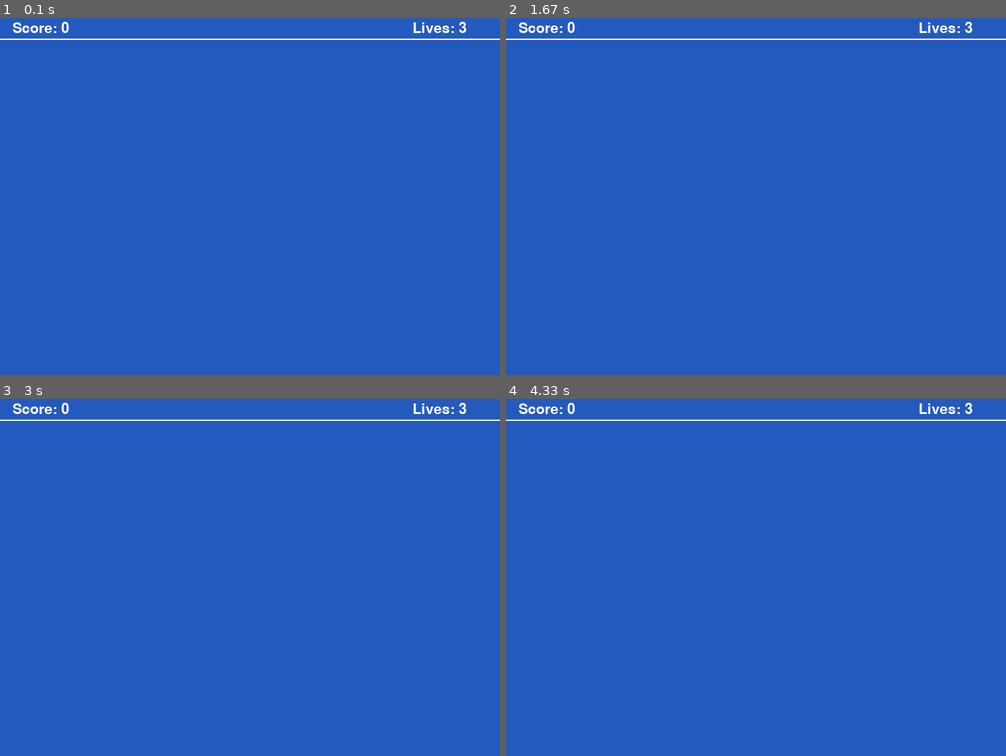
Above: before the commit, frames 1-4 (two rows, left to right).
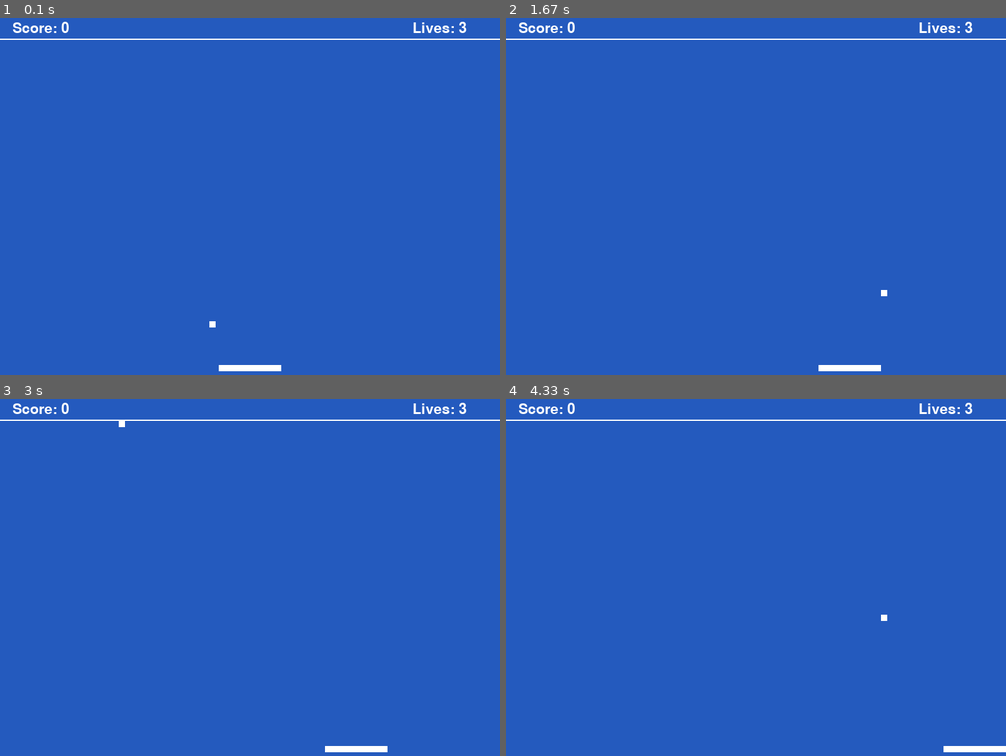
Above: after the commit, the same moments.

Repository: chousemath/pygame_projects
Game: pygame game, started from breakout/main.py
Same seed, same stepped clock (60 frames per second), same inputs: the game is played once before the commit and once after it.
Inputs:
- Up to frame 1 (0.1 s): no input
- Up to frame 2 (1.67 s): hold Right 0.33-0.8 s; hold Right 0.83-1.3 s; hold Left from 1.33 s (still down)
- Up to frame 3 (3 s): release Left at 1.87 s; hold Left 1.9-2.3 s; hold Right 2.33-2.97 s
- Up to frame 4 (4.33 s): hold Left 3-3.47 s; hold Right 3.5-3.97 s; hold Right from 4 s (still down)

The runs differ from the first frame. In frame 1, 0.2% of the frame differs, in the area x 41-57%, y 84-99%; in frame 2, 0.2%; in frame 3, 0.2%; in frame 4, 0.2%.

Commit message:
feat: Add ball class to the breakout game
* Add a Ball class for the ball sprite in Breakout

Diff:
--- /dev/null
+++ b/breakout/ball.py
@@ -0,0 +1,44 @@
+from pygame.sprite import Sprite
+from pygame import Surface
+from pygame.draw import rect
+from colors import BLACK
+from random import choice
+from constants import SCREEN_WIDTH, SCREEN_HEIGHT, BALL_SPEED_X, BALL_SPEED_Y
+
+
+class Ball(Sprite):
+    def __init__(self, color, side, start_x, start_y):
+        super().__init__()
+        self.side = side
+        self.image = Surface((side, side))
+        self.image.fill(BLACK)
+        self.image.set_colorkey(BLACK)
+        rect(self.image, color, (0, 0, side, side))
+        self.rect = self.image.get_rect()
+        self.rect.x = start_x
+        self.rect.y = start_y
+        self.velocity_x = choice((-1, 1)) * BALL_SPEED_X
+        self.velocity_y = -BALL_SPEED_Y
+
+    def update(self):
+        self.rect.x += self.velocity_x
+
+        limit = SCREEN_WIDTH - self.side
+
+        if self.rect.x > limit:
+            self.rect.x = limit
+            self.velocity_x *= -1
+        elif self.rect.x < 0:
+            self.rect.x = 0
+            self.velocity_x *= -1
+
+        self.rect.y += self.velocity_y
+
+        limit = SCREEN_HEIGHT - self.side
+
+        if self.rect.y > limit:
+            self.rect.y = limit
+            self.velocity_y *= -1
+        elif self.rect.y < 0:
+            self.rect.y = 0
+            self.velocity_y *= -1
--- a/breakout/constants.py
+++ b/breakout/constants.py
@@ -6,3 +6,6 @@
 SCORE_POSITION = (20, 10)
 LIVES_POSITION = (660, 10)
 FRAMERATE = 60
+PADDLE_SPEED = 10
+BALL_SPEED_X = 10
+BALL_SPEED_Y = 10
--- a/breakout/main.py
+++ b/breakout/main.py
@@ -3,6 +3,7 @@
 from pygame.time import Clock
 from pygame.draw import line
 from pygame.font import Font
+from pygame.sprite import Group
 from constants import (
     SCREEN_WIDTH,
     SCREEN_HEIGHT,
@@ -13,7 +14,9 @@
     LIVES_POSITION,
     FRAMERATE,
 )
-from colors import DARKBLUE, WHITE
+from colors import DARKBLUE, WHITE, LIGHTBLUE
+from paddle import Paddle
+from ball import Ball
 
 pyg.init()
 
@@ -32,10 +35,44 @@
 # Create a game clock for limiting the
 # frame rate
 clock = Clock()
+
+# Create and position our paddle in the
+# game screen
+# We are 'instantiating' a paddle object
+# using the Paddle class
+paddle = Paddle(color=WHITE, width=100, height=10, start_x=350, start_y=560)
+
+# Create a ball sprite
+game_ball = Ball(color=WHITE, side=10, start_x=350 + 100 / 2 - 10 / 2, start_y=560 - 10)
+
+# Declare  a list called that will store
+# all the sprites we will create in our game
+all_sprites = Group()
+
+# Add the paddle to the list of sprites to
+# render
+all_sprites.add(paddle)
+all_sprites.add(game_ball)
+
 while playing:
     for event in pyg.event.get():
         if event.type == pyg.QUIT:
             playing = False
+        elif event.type == pyg.KEYDOWN:
+            if event.key == pyg.K_x:
+                playing = False
+
+    # Move the paddle when the user
+    # uses the left and right arrow keys
+    keys = pyg.key.get_pressed()
+    if keys[pyg.K_LEFT]:
+        paddle.move_left()
+    elif keys[pyg.K_RIGHT]:
+        paddle.move_right()
+
+    # Main game logic should go here
+    all_sprites.update()
+
     # Drawing code
     # Clear the screen with dark blue
     screen.fill(DARKBLUE)
@@ -47,6 +84,9 @@
     screen.blit(text, SCORE_POSITION)
     text = font.render(f"Lives: {lives}", True, WHITE)
     screen.blit(text, LIVES_POSITION)
+    # Draw all the sprites in their updated state
+    # with a single command
+    all_sprites.draw(screen)
     # Update the screen with what we've drawn
     flip()
     # Limit the frame rate to 60fps
--- a/breakout/paddle.py
+++ b/breakout/paddle.py
@@ -2,17 +2,33 @@
 from pygame.sprite import Sprite
 from pygame.draw import rect
 from colors import BLACK
+from constants import PADDLE_SPEED, SCREEN_WIDTH
 
 
 class Paddle(Sprite):
-    def __init__(self, color, width, height):
+    def __init__(self, color, width, height, start_x=0, start_y=0):
         # Call the parent class constructor
         super().__init__()
+        self.width = width
+        self.height = height
         dimensions = (width, height)
         self.image = Surface(dimensions)
         self.image.fill(BLACK)
         self.image.set_colorkey(BLACK)
-        # Draw the paddle
+        # Draw the paddle rectangle over the image
         rect(self.image, color, (0, 0, width, height))
         # Fetch and store the rectangular object
         self.rect = self.image.get_rect()
+        self.rect.x = start_x
+        self.rect.y = start_y
+
+    def move_left(self):
+        self.rect.x -= PADDLE_SPEED
+        if self.rect.x < 0:
+            self.rect.x = 0
+
+    def move_right(self):
+        self.rect.x += PADDLE_SPEED
+        limit = SCREEN_WIDTH - self.width
+        if self.rect.x > limit:
+            self.rect.x = limit
